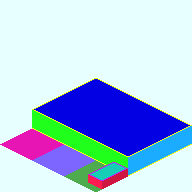
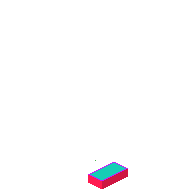
Layered file, before and after one edit (192x192). Changes by layer:
removed group "Hunger" (4 layers) over left=32, top=78, right=192, bottom=176
removed layer "Wall T" from group "Hunger" over left=34, top=79, right=190, bottom=156
removed layer "Wall S" from group "Hunger" over left=32, top=80, right=190, bottom=175
removed layer "Wall E" from group "Hunger" over left=34, top=80, right=192, bottom=175
removed layer "Hunger Wired" from group "Hunger" over left=32, top=78, right=192, bottom=176
removed layer "Base_Plate_3x3.png" over left=0, top=0, right=192, bottom=192
